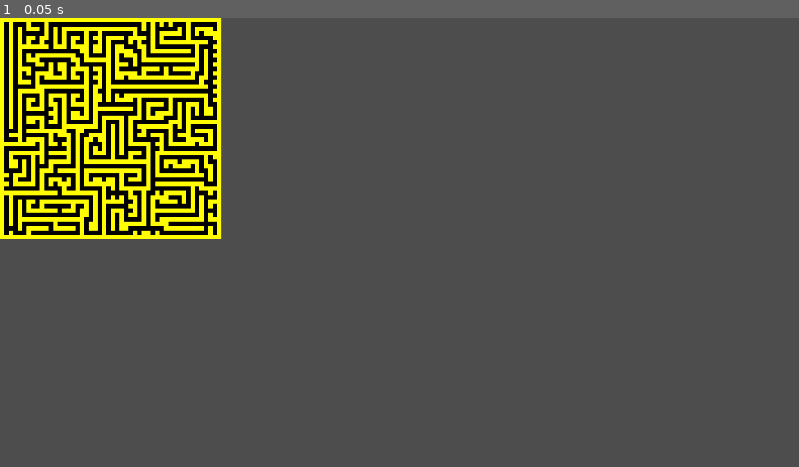
Above: before the commit, frame 1.
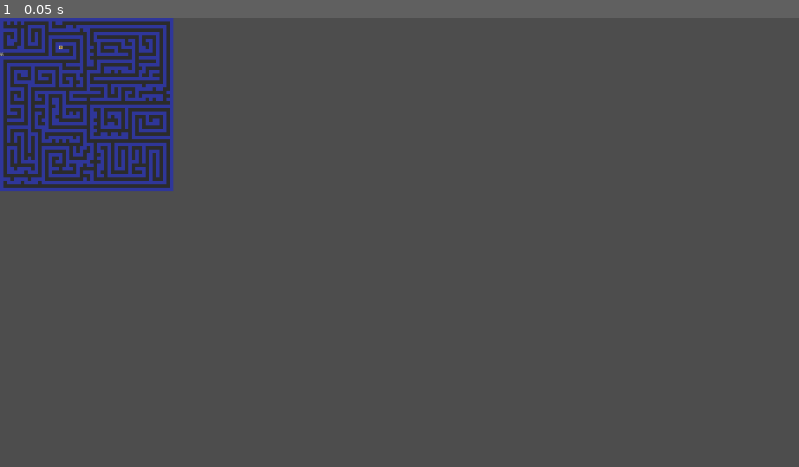
Above: after the commit, the same moment.

Repository: Kasperuz/Maze-Generator
Game: Godot game, scene res://World.tscn
The game is run twice, just before and just after one commit, with the same random seed, the same clock (stepped at 60 frames per second) and the same inputs.
Inputs:
- Up to frame 1 (0.05 s): no input

The runs differ from the first frame. In frame 1, 14% of the frame differs, in the area x 0-28%, y 0-50%.

Commit message:
Added start and goal

Diff:
--- a/Debug/Tilemap/tileset.tres
+++ b/Debug/Tilemap/tileset.tres
@@ -1,16 +1,40 @@
-[gd_resource type="TileSet" load_steps=3 format=3 uid="uid://cay2aonqwg2j8"]
+[gd_resource type="TileSet" load_steps=6 format=3 uid="uid://b4vw2p0kk04ca"]
 
-[ext_resource type="Texture2D" uid="uid://cfwhhl0phiaux" path="res://Debug/Tilemap/Colors.png" id="1"]
+[ext_resource type="Texture2D" uid="uid://181wbdyelll" path="res://Debug/Tilemap/pixil-frame-0.png" id="1_fxhc5"]
 
-[sub_resource type="TileSetAtlasSource" id="TileSetAtlasSource_xm17k"]
-texture = ExtResource("1")
-texture_region_size = Vector2i(1, 1)
+[sub_resource type="NavigationPolygon" id="NavigationPolygon_b4jhl"]
+vertices = PackedVector2Array(-50, -50, 50, -50, 50, 50, -50, 50)
+polygons = Array[PackedInt32Array]([PackedInt32Array(0, 1, 2, 3)])
+outlines = Array[PackedVector2Array]([PackedVector2Array(-50, -50, 50, -50, 50, 50, -50, 50)])
+
+[sub_resource type="NavigationPolygon" id="NavigationPolygon_xb4i3"]
+vertices = PackedVector2Array(-50, -50, 50, -50, 50, 50, -50, 50)
+polygons = Array[PackedInt32Array]([PackedInt32Array(0, 1, 2, 3)])
+outlines = Array[PackedVector2Array]([PackedVector2Array(-50, -50, 50, -50, 50, 50, -50, 50)])
+
+[sub_resource type="NavigationPolygon" id="NavigationPolygon_gu1j1"]
+vertices = PackedVector2Array(-50, -50, 50, -50, 50, 50, -50, 50)
+polygons = Array[PackedInt32Array]([PackedInt32Array(0, 1, 2, 3)])
+outlines = Array[PackedVector2Array]([PackedVector2Array(-50, -50, 50, -50, 50, 50, -50, 50)])
+
+[sub_resource type="TileSetAtlasSource" id="TileSetAtlasSource_l3dei"]
+texture = ExtResource("1_fxhc5")
+texture_region_size = Vector2i(100, 100)
 0:0/0 = 0
+0:0/0/navigation_layer_0/polygon = SubResource("NavigationPolygon_b4jhl")
 0:1/0 = 0
 0:2/0 = 0
+0:2/0/navigation_layer_0/polygon = SubResource("NavigationPolygon_xb4i3")
 0:3/0 = 0
 0:4/0 = 0
+0:4/0/navigation_layer_0/polygon = SubResource("NavigationPolygon_gu1j1")
+0:5/0 = 0
+0:6/0 = 0
+0:7/0 = 0
+0:8/0 = 0
+0:9/0 = 0
 
 [resource]
-tile_size = Vector2i(1, 1)
-sources/0 = SubResource("TileSetAtlasSource_xm17k")
+tile_size = Vector2i(100, 100)
+navigation_layer_0/layers = 1
+sources/0 = SubResource("TileSetAtlasSource_l3dei")
--- a/Labyrinth Generator.gd
+++ b/Labyrinth Generator.gd
@@ -10,6 +10,41 @@
 
 var rng := RandomNumberGenerator.new()
 
+var startDirection := 0
+
+func isOnMap(position):
+	return position.x <= Size.x and position.x >= 0 and position.y <= Size.y and position.y >= 0
+
+func goOneStep(map: Array, position: Vector2i, direction: int) -> Array:
+#	position += cross[direction]
+	var stepsAway := 0
+	var farthestAwayPosition := position
+	for i in range(len(cross)):
+		var newPos = position + cross[i]
+		var tmp = cross[i] + cross[direction]
+		if !isOnMap(newPos):
+			continue
+		if map[newPos.x][newPos.y] == 1 and not (tmp.x == 0 and tmp.y == 0):
+			var data := goOneStep(map, position + cross[i], i)
+			if data[1] > stepsAway:
+				stepsAway = data[1]
+				farthestAwayPosition = data[0]
+	return [farthestAwayPosition,stepsAway + 1]
+
+func findGoal(map):
+	#Om man ska byta direction
+	mixList(cross)
+	for directionToTest in range(len(cross)):
+		if (
+		(cross[directionToTest] + StartPosition).x > 0 and
+		(cross[directionToTest] + StartPosition).x < Size.x and
+		(cross[directionToTest] + StartPosition).y > 0 and
+		(cross[directionToTest] + StartPosition).y < Size.y
+		):
+			startDirection = directionToTest
+			break
+	var data := goOneStep(map, StartPosition, startDirection)
+	setPixel(map,data[0],6)
 
 func drawMapToTilemap(map):
 	for x in range(len(map)):
@@ -68,27 +103,36 @@
 	elif mapPositionC == 2 or mapPositionC == 3:
 		setPixel(map, positionC, 4)
 
-
-func generate(storlek:Vector2i, startPosition:Vector2i,) -> Array:
+func generate() -> Array:
 	rng.randomize()
 	var map := []
-	for x in range(storlek.x):
+	for x in range(Size.x):
 		map.append([])
-		for y in range(storlek.y):
-			if x == 0 or x == storlek.x - 1 or y == 0 or y == storlek.y - 1:
+		for y in range(Size.y):
+			if x == 0 or x == Size.x - 1 or y == 0 or y == Size.y - 1:
 				map[x].append(4)
 			else:
 				map[x].append(0)
 
 
-	var direction = 0
-
-	var position := startPosition
-	map[position.x][position.y] = 1
-	for i in cross:
-		setPixel(map, position + i, 3)
-	for i in corners:
-		setPixel(map, position + i, 2)
+	var direction := 0
+
+	var position := StartPosition
+	#Om man ska byta direction
+	mixList(cross)
+	for directionToTest in range(len(cross)):
+		if (
+		(cross[directionToTest] + position).x > 0 and
+		(cross[directionToTest] + position).x < Size.x and
+		(cross[directionToTest] + position).y > 0 and
+		(cross[directionToTest] + position).y < Size.y
+		):
+			startDirection = directionToTest
+			break
+	direction = startDirection
+	drawPixel(map,position,direction,1)
+	position += cross[direction]
+	drawPixel(map,position,direction,1)
 
 	while true:
 		while true:
@@ -145,7 +189,12 @@
 
 		drawPixel(map,position,direction,1)
 		drawMapToTilemap(map)
+		setPixel(map,StartPosition,5)
 	return map
 
+
+
 func _ready():
-	drawMapToTilemap(generate(Size,Vector2i(5,5)))
+	var map := generate()
+	findGoal(map)
+	drawMapToTilemap(map)
--- a/Labyrinth Generator.tscn
+++ b/Labyrinth Generator.tscn
@@ -1,3 +1,6 @@
-[gd_scene format=3 uid="uid://df2xy6co4jgq4"]
+[gd_scene load_steps=2 format=3 uid="uid://df2xy6co4jgq4"]
+
+[ext_resource type="Script" path="res://Labyrinth Generator.gd" id="1_garer"]
 
 [node name="Labyrinth Generator" type="Node"]
+script = ExtResource("1_garer")
--- a/World.tscn
+++ b/World.tscn
@@ -1,21 +1,19 @@
-[gd_scene load_steps=4 format=3 uid="uid://bp7m2x8t0vp68"]
+[gd_scene load_steps=3 format=3 uid="uid://bp7m2x8t0vp68"]
 
 [ext_resource type="PackedScene" uid="uid://df2xy6co4jgq4" path="res://Labyrinth Generator.tscn" id="1_nrlyt"]
-[ext_resource type="Script" path="res://Labyrinth Generator.gd" id="2_6bseh"]
 [ext_resource type="PackedScene" uid="uid://spejewrln48u" path="res://Debug/Tilemap/TileMap.tscn" id="3_ufld3"]
 
 [node name="World" type="Node2D"]
 
 [node name="World Generator" parent="." node_paths=PackedStringArray("OutputTilemap") instance=ExtResource("1_nrlyt")]
-script = ExtResource("2_6bseh")
 Size = Vector2i(50, 50)
-StartPosition = Vector2i(5, 5)
-TurnChance = 0.248
+StartPosition = Vector2i(0, 10)
+TurnChance = 0.107
 OutputTilemap = NodePath("../TileMap")
 
 [node name="Camera2D" type="Camera2D" parent="."]
 anchor_mode = 0
-zoom = Vector2(6.388, 6.388)
+zoom = Vector2(0.05, 0.05)
 
 [node name="TileMap" parent="." instance=ExtResource("3_ufld3")]
 
Not shown: 1 places in Debug/Tilemap/TileMap.tscn that only renumber resources
Binary file added: Debug/Tilemap/pixil-frame-0.png
Not shown, added: Debug/Tilemap/pixil-frame-0.png.import
